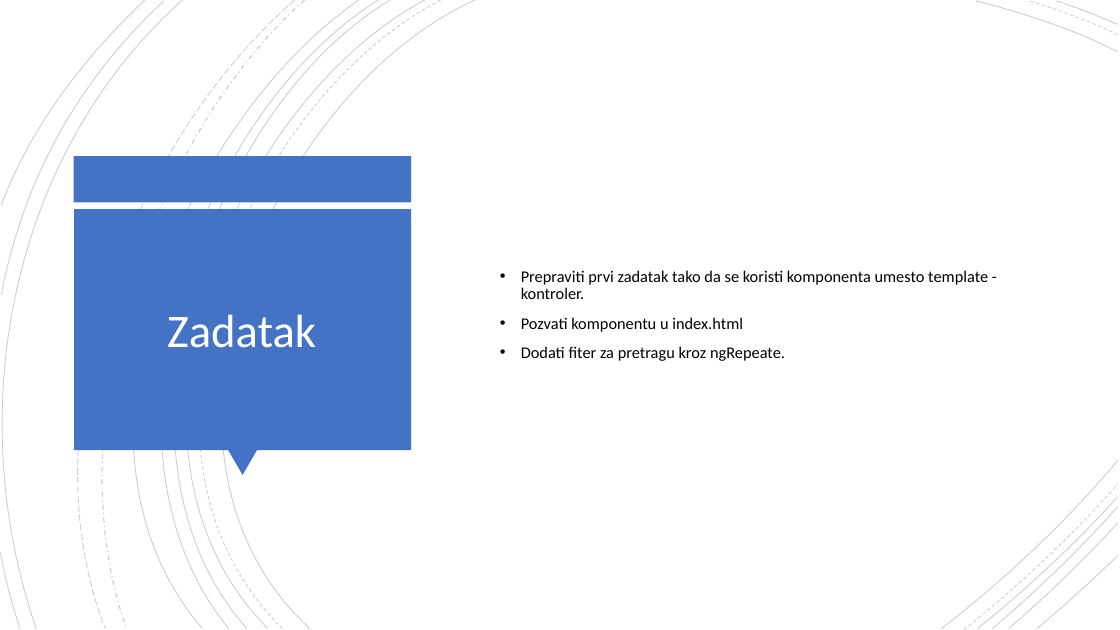
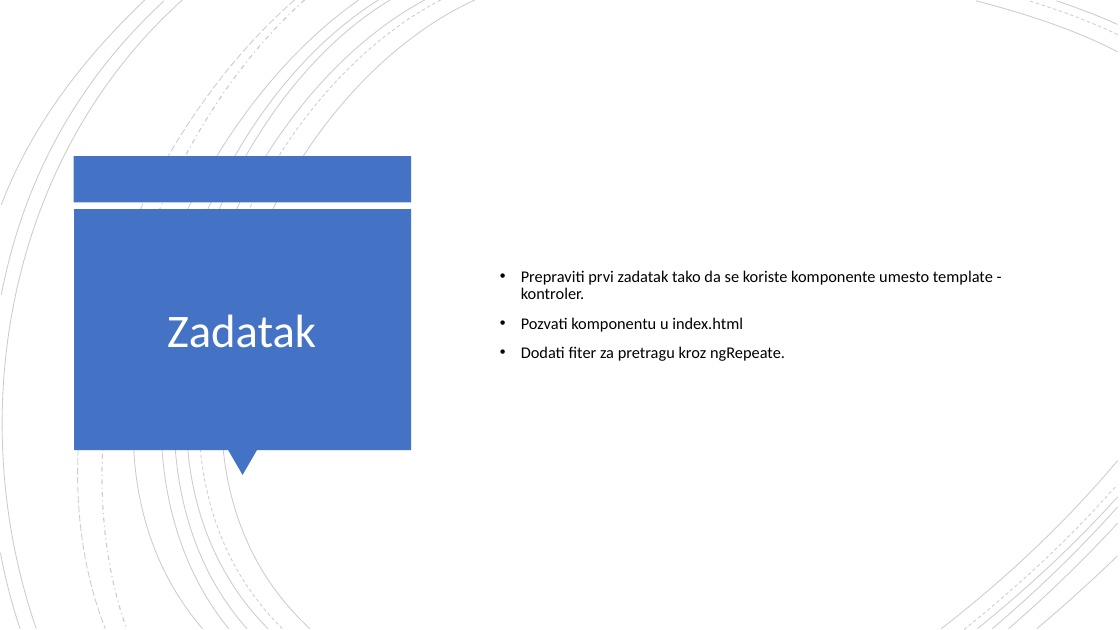
Before and after one commit to daniloMogin/kurs, a slide deck: slide 17 of AngularJS.pptx. Drawn at 1120x630 pixels with LibreOffice and Linux fonts; fonts in the diff are those of the drawing. Boxes give left, top, right and bottom in pixels: in the first picture for what was removed or moved away, otherwise in the second. Text is boxed around its words. In the diff, an @@ line names an element or a change of style, - is before the commit and + after.

Commit message:
test

```diff
--- a/AngularJS.pptx
+++ b/AngularJS.pptx
@@ text at box(521, 270, 993, 299): text changed @@
-• Prepraviti prvi zadatak tako da se koristi komponenta umesto template - kontroler.
+• Prepraviti prvi zadatak tako da se koriste komponente umesto template - kontroler.
```
